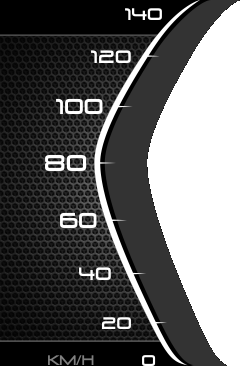
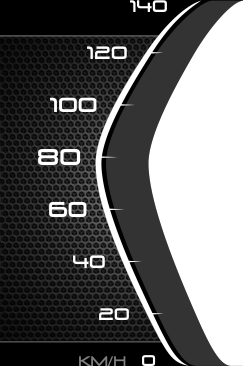
Before/after of a 243 × 366 layered artwork. What changed in the layer stack:
added layer "Pasted Layer" above "BackgroundLeft.png" over [0, 0, 243, 366]
hid "BackgroundLeft.png" over [0, 0, 240, 366]
